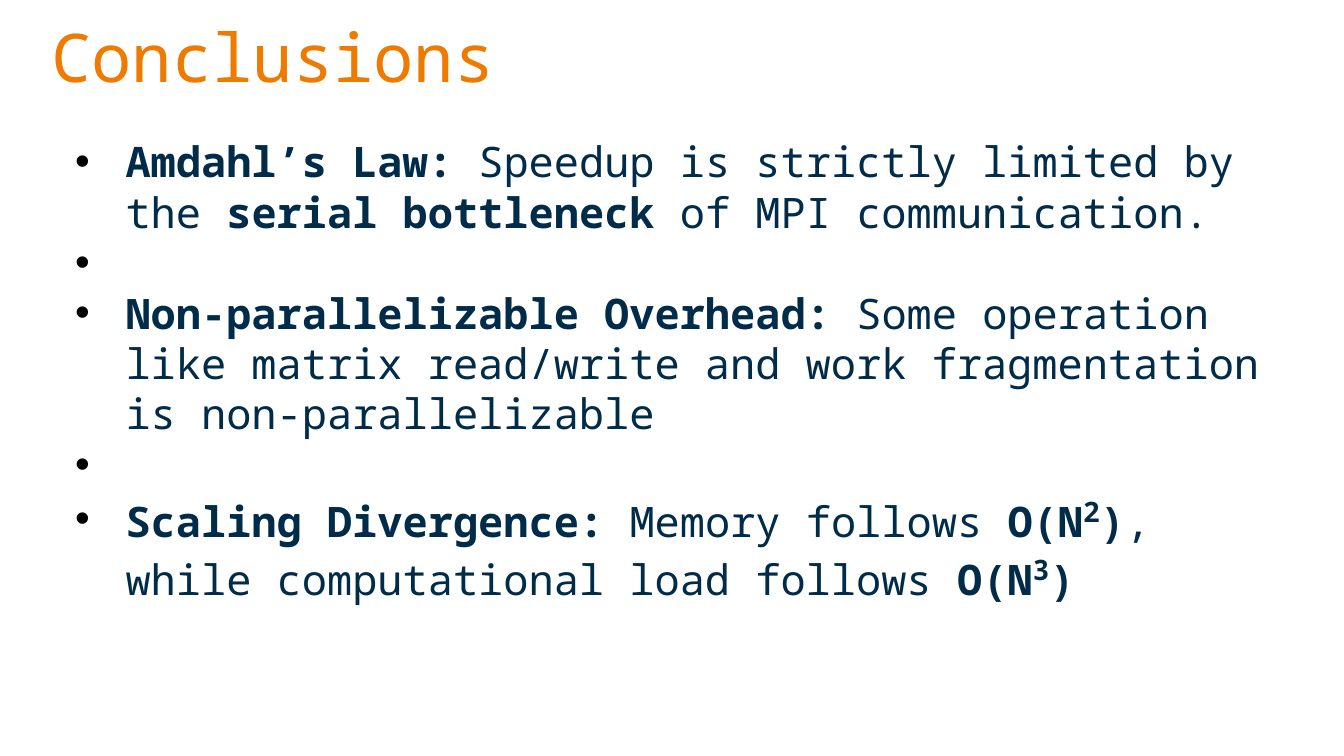
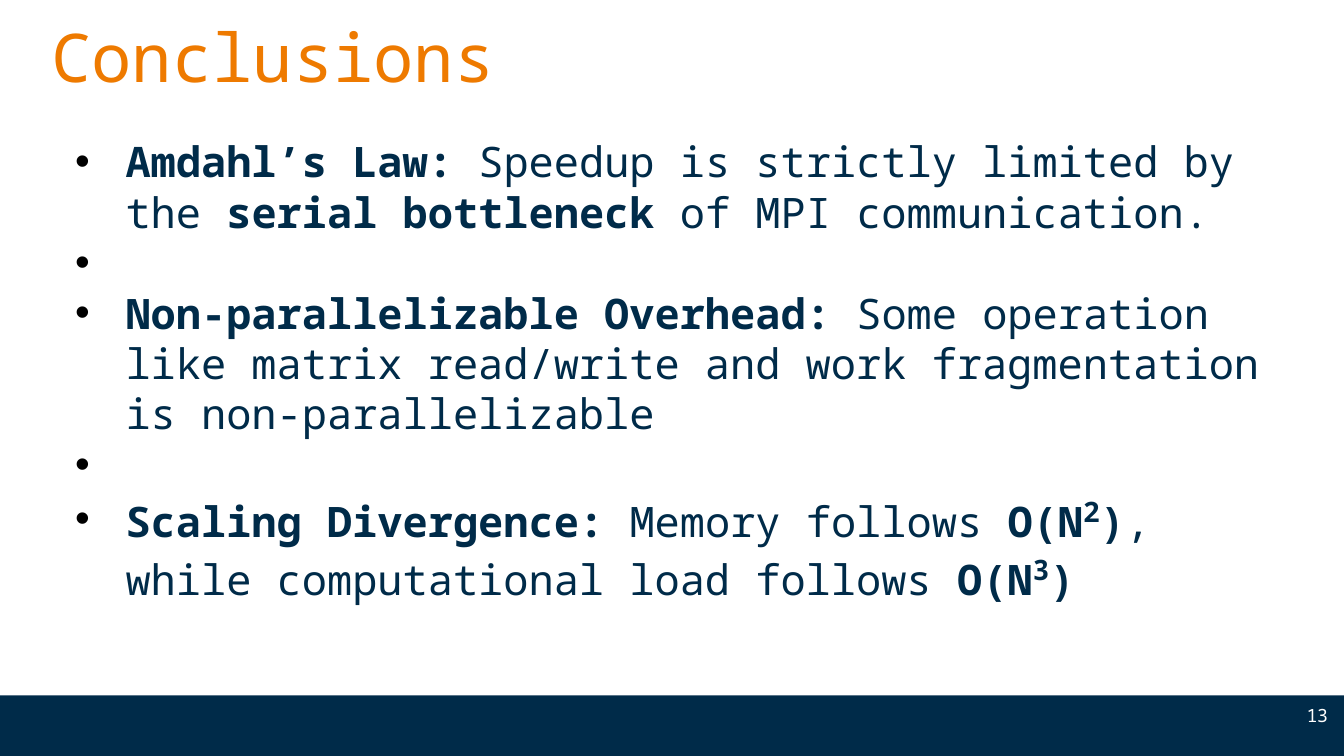
Before and after one commit to Fabiooni/HPC_Assignment_2025, a slide deck: slide 13 of HPCproject.odp. Drawn at 1344x756 pixels with LibreOffice and Linux fonts; fonts in the diff are those of the drawing; background and template pictures are left out. Boxes give left, top, right and bottom in pixels: in the first picture for what was removed or moved away, otherwise in the second. Text is boxed around its words. In the diff, an @@ line names an element or a change of style, - is before the commit and + after.

```diff
--- a/HPCproject.odp
+++ b/HPCproject.odp
@@ freeform shape added at (0,696,1344,756), fill #002B49 @@
@@ page number added at (1307,709,1328,723), 13 pt, text #FFFFFF @@
+13
```
Also in this commit, not shown: 29 other slides changed, 2 slides added, 2 slides removed.
